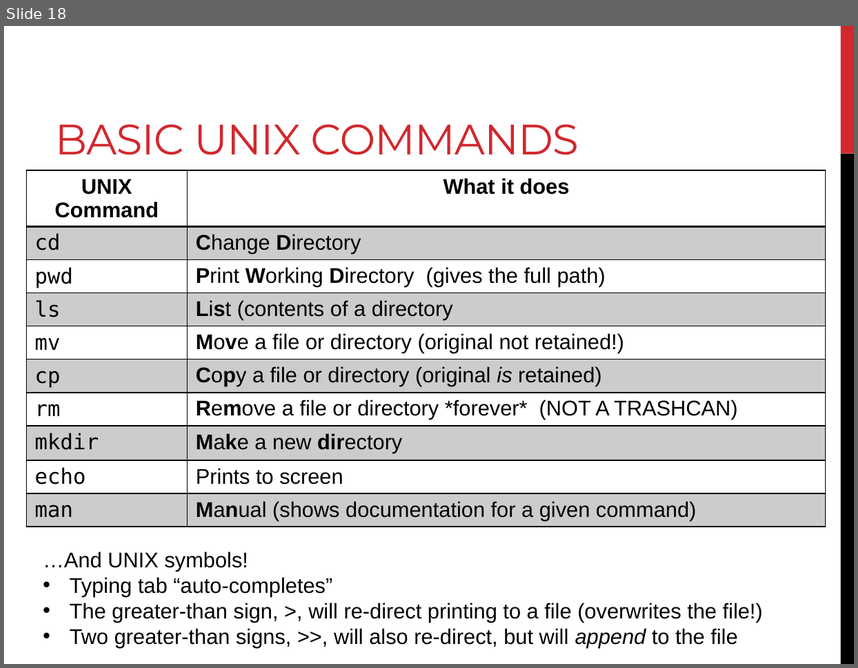
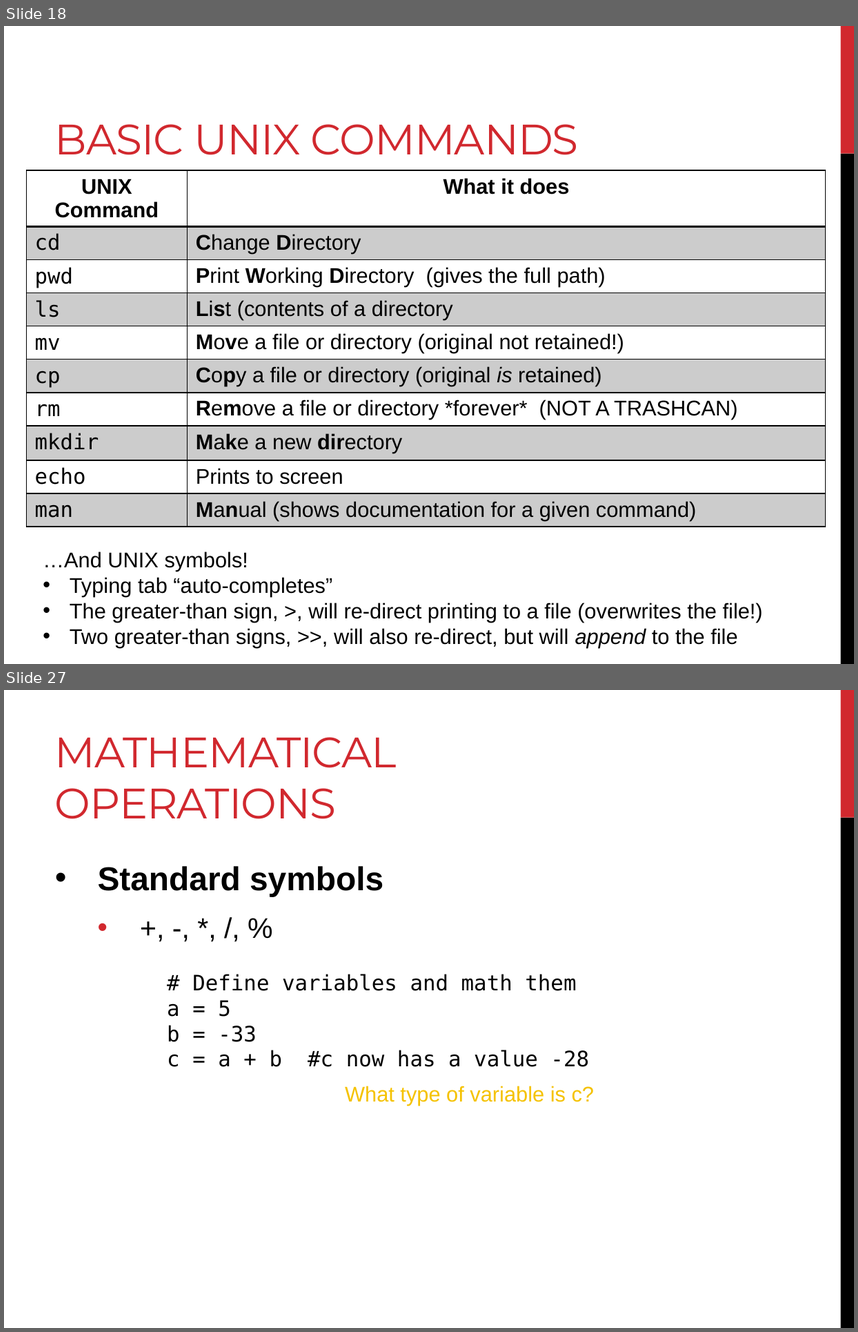
Before and after one commit to BjornFJohansson/ccbb_bigdata2015_python, a slide deck: slides/day1_slides.pptx. Shown one above the other, each under a label of ours: slide 18 before the commit, slides 18 and 27 after it; the slides between them are not shown. The pictures are 858x668 and 858x1332 pixels, drawn with LibreOffice and Linux fonts; fonts in the diff are those of the drawing. Boxes give left, top, right and bottom in pixels: in the first picture for what was removed or moved away, otherwise in the second. Text is boxed around its words. In the diff, an @@ line names an element or a change of style, - is before the commit and + after.

```diff
--- a/slides/day1_slides.pptx
+++ b/slides/day1_slides.pptx
@@ slide 27 added at box(4, 690, 854, 1328), background #FFFFFF; not listed: 2 template elements that a slide beside it also shows @@
@@ title added at box(55, 737, 397, 819), 36 pt, text #D1282E @@
+MATHEMATICAL OPERATIONS
@@ text added at box(98, 866, 383, 896), 28 pt, text #000000, bold @@
+• Standard symbols
+  • +, -, *, /, %
@@ text added at box(167, 974, 589, 1067), 18 pt, text #000000 @@
+# Define variables and math them
+a = 5
+b = -33
+c = a + b #c now has a value -28
@@ text added at box(345, 1085, 594, 1105), 18 pt, text #F5C201 @@
+What type of variable is c?
```
Also in this commit, not shown: 2 slides changed, 53 other slides added.
